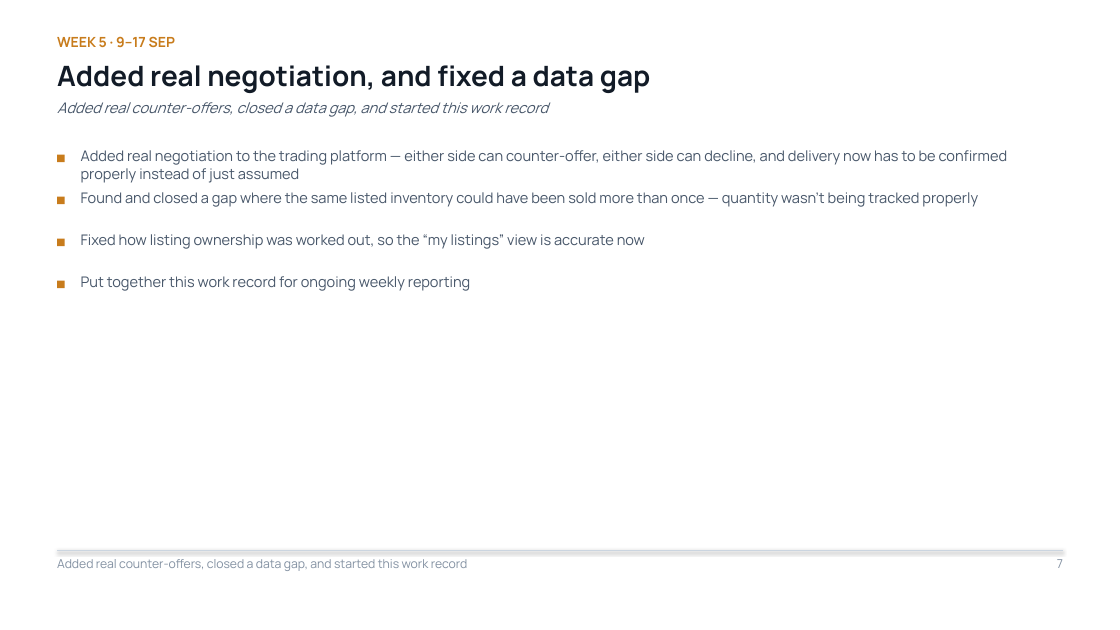
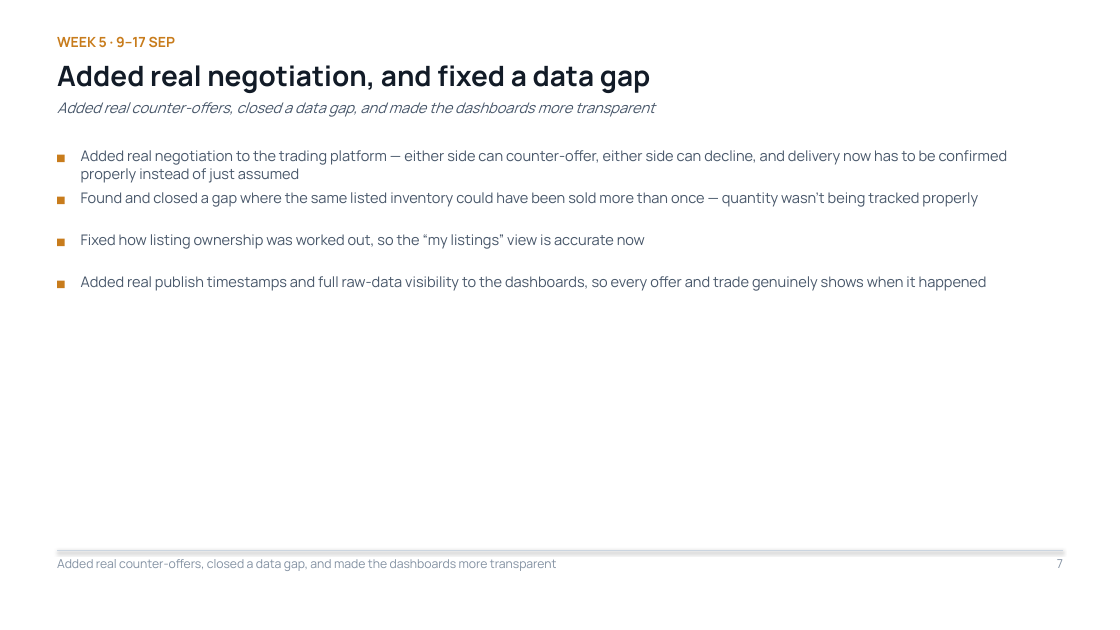
Before and after one commit to Sanjay-dev22/personal-deg, a slide deck: slide 7 of work-record/DEG-IES-Work-Record.pptx. Drawn at 1120x630 pixels with LibreOffice and Linux fonts; fonts in the diff are those of the drawing. Boxes give left, top, right and bottom in pixels: in the first picture for what was removed or moved away, otherwise in the second. Text is boxed around its words. In the diff, an @@ line names an element or a change of style, - is before the commit and + after.

```diff
--- a/work-record/DEG-IES-Work-Record.pptx
+++ b/work-record/DEG-IES-Work-Record.pptx
@@ text at (57, 102, 655, 117): text changed @@
-Added real counter-offers, closed a data gap, and started this work record
+Added real counter-offers, closed a data gap, and made the dashboards more transparent
@@ text at (81, 276, 987, 291): text changed @@
-Put together this work record for ongoing weekly reporting
+Added real publish timestamps and full raw-data visibility to the dashboards, so every offer and trade genuinely shows when it happened
@@ text at (57, 559, 557, 571): text changed @@
-Added real counter-offers, closed a data gap, and started this work record
+Added real counter-offers, closed a data gap, and made the dashboards more transparent
```
Also in this commit, not shown: 4 other slides changed, 1 slide added, 1 slide removed.
